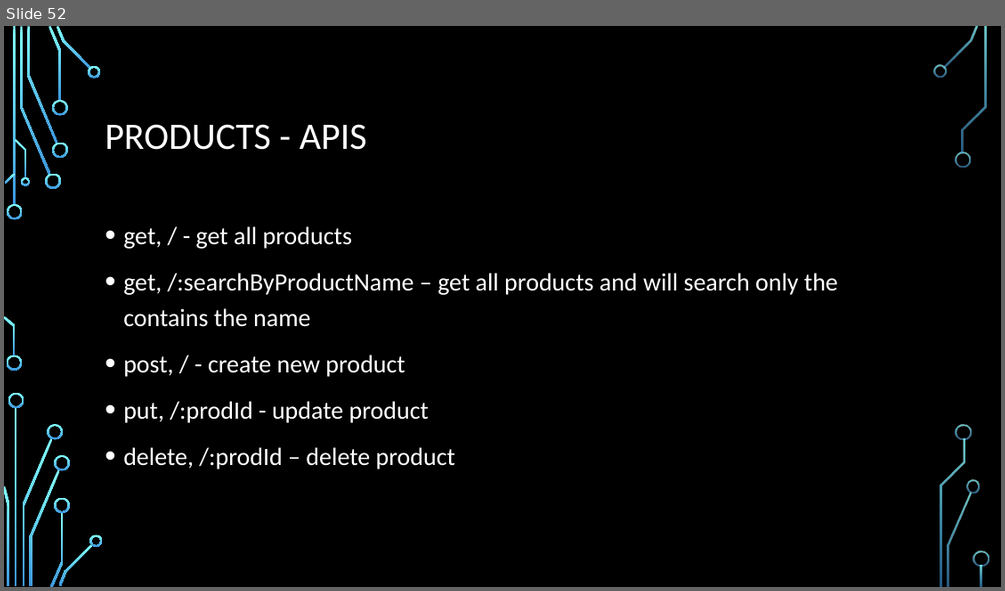
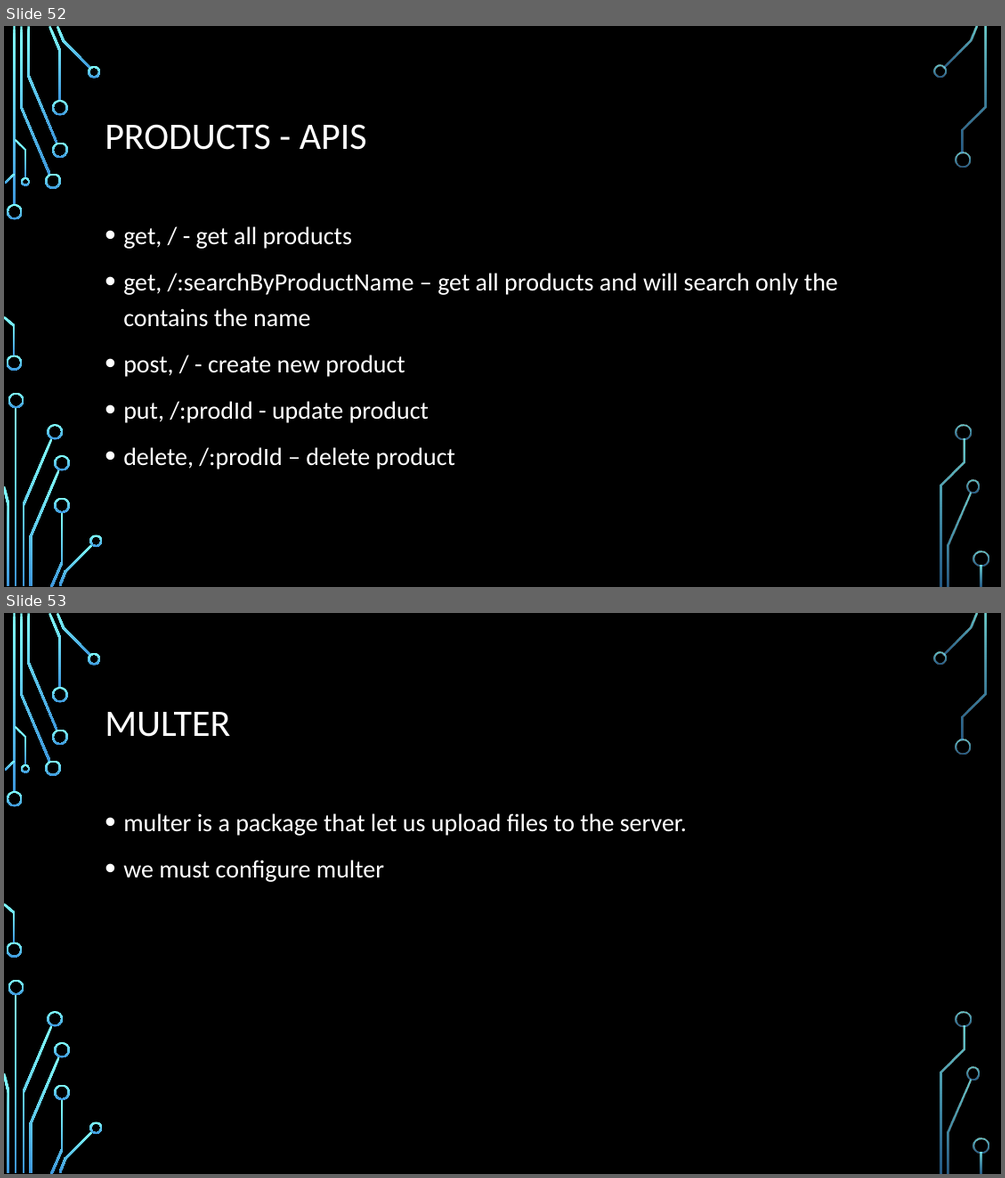
Before and after one commit to Rlss91/hu_morning_nodejs_W011121MR, a slide deck: docs/node js.pptx. Shown one above the other, each under a label of ours: slide 52 before the commit, slides 52 and 53 after it. The pictures are 1005x591 and 1005x1178 pixels, drawn with LibreOffice and Linux fonts; fonts in the diff are those of the drawing; background and template pictures are left out. Boxes give left, top, right and bottom in pixels: in the first picture for what was removed or moved away, otherwise in the second. Text is boxed around its words. In the diff, an @@ line names an element or a change of style, - is before the commit and + after.

```diff
--- a/docs/node js.pptx
+++ b/docs/node js.pptx
@@ slide 53 added at bbox=[4, 613, 1001, 1174], background picture (left out); not listed: 36 template elements that a slide beside it also shows @@
@@ title added at bbox=[105, 712, 230, 737], 36 pt, text #FFFFFF @@
+MULTER
@@ text added at bbox=[123, 813, 687, 882], 24 pt, text #FFFFFF @@
+• multer is a package that let us upload files to the server.
+• we must configure multer
```
Also in this commit, not shown: 2 other slides added.
